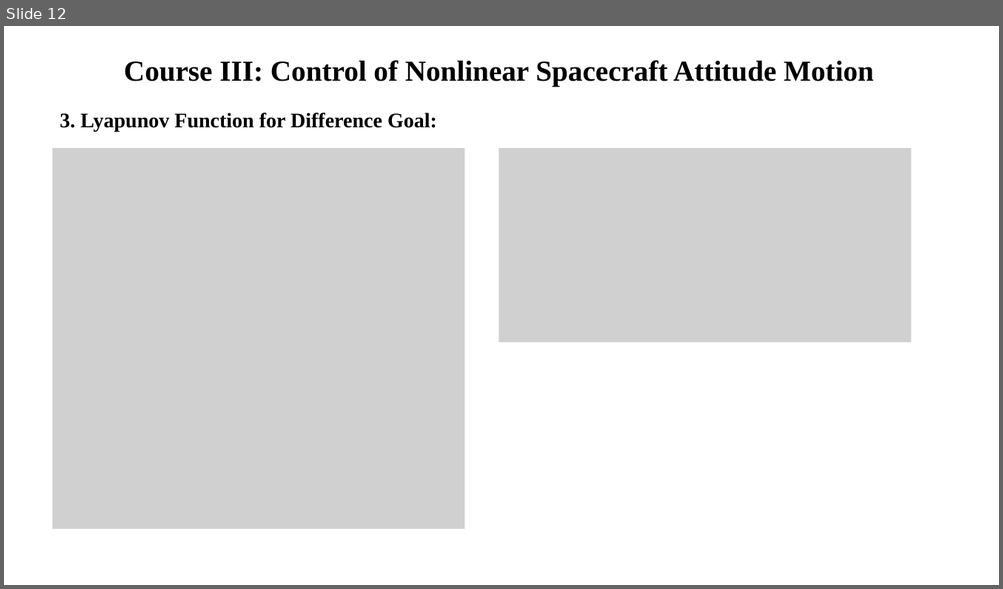
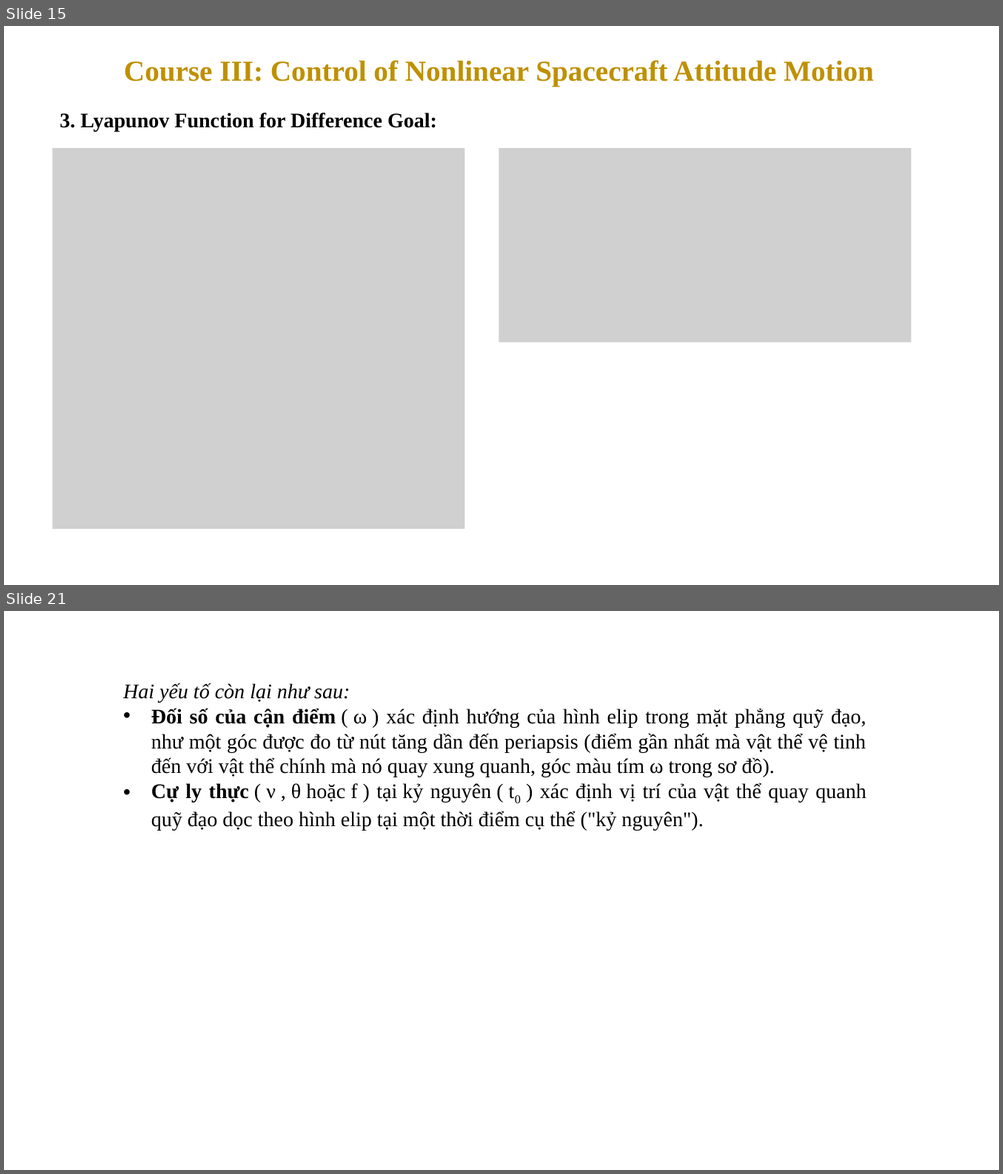
Before and after one commit to KalexxHoang/VTX_Report, a slide deck: Course report.pptx. Shown one above the other, each under a label of ours: slide 12 before the commit, slides 15 and 21 after it; the slides between them are not shown. The pictures are 1003x589 and 1003x1174 pixels, drawn with LibreOffice and Linux fonts; fonts in the diff are those of the drawing; grey boxes stand for pictures. Boxes give left, top, right and bottom in pixels: in the first picture for what was removed or moved away, otherwise in the second. Text is boxed around its words. In the diff, an @@ line names an element or a change of style, - is before the commit and + after.

```diff
--- a/Course report.pptx
+++ b/Course report.pptx
@@ slide 21 added at (x1=4, y1=611, x2=999, y2=1170), background #FFFFFF @@
@@ text added at (x1=123, y1=683, x2=866, y2=831), 20 pt, text #000000 @@
+Hai yếu tố còn lại như sau:
+• Đối số của cận điểm ( ω ) xác định hướng của hình elip trong mặt phẳng quỹ đạo, như một góc được đo từ nút tăng dần đến periapsis (điểm gần nhất mà vật thể vệ tinh đến với vật thể chính mà nó quay xung quanh, góc màu tím ω trong sơ đồ).
+• Cự ly thực ( ν , θ hoặc f ) tại kỷ nguyên ( t0 ) xác định vị trí của vật thể quay quanh quỹ đạo dọc theo hình elip tại một thời điểm cụ thể ("kỷ nguyên").
@@ what was slide 12 is now slide 15 @@
@@ slide 15 changed as well @@
@@ text "Course III: Control of Nonlinear ..." at (x1=124, y1=60, x2=874, y2=86): text colour #000000 to #BF9000 @@
```
Also in this commit, not shown: 11 other slides changed, 8 other slides added, 2 other files.
